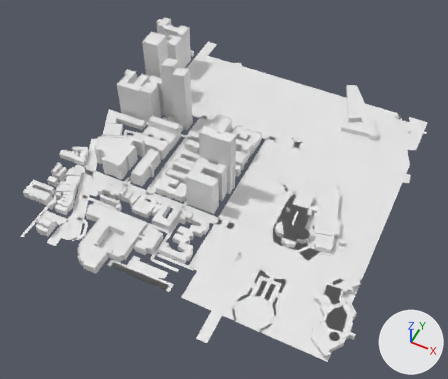
The glTF model app/public/world/tiles/-2_-10.glb, before and after one commit.
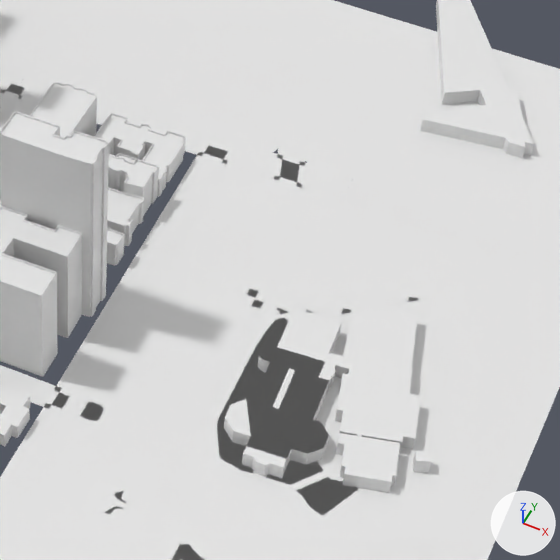
Old and new are each drawn whole from a camera (50 mm lens) standing at (-455.0, 4120.0, 728.0) and looking at (-742.0, 4693.0, 11.0) and again close up on the part from 44% to 87% of the width and 23% to 73% of the height. The lights are fixed; the arrows at lower right show +X, +Y and +Z. The first two pictures are the older version. Where no turn or scale is listed for an object, it has been applied to the vertices. Vertices at exactly the same position are counted once.

Objects in the first close-up: 'buildings', 'ground'.
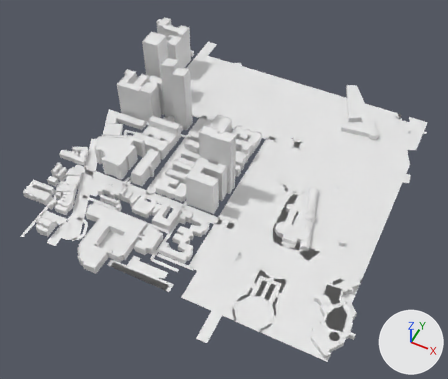
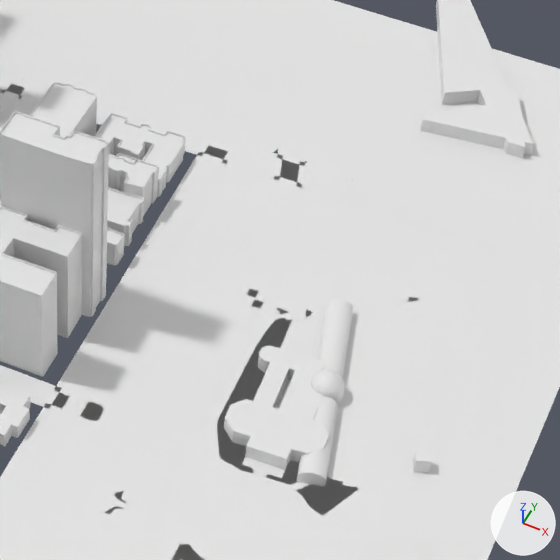
Boxes [x1, y1, x2, y2] around the edits, measured in the close-ups (560 x 560 px):
```json
{"part": 1, "of": "me_buildings", "change": "added", "after": [311, 369, 345, 404]}
{"part": 2, "of": "me_buildings", "change": "added", "after": [317, 299, 353, 377]}
{"part": 3, "of": "me_buildings", "change": "added", "after": [296, 396, 338, 487]}
{"part": 4, "of": "me_buildings", "change": "deleted", "before": [242, 303, 421, 493]}
```

Edits to the scene script, one JSON object a line:
```json
{"block": "me_buildings", "where": "# used by ob_buildings; location = (-750.3, 4755.4, 57.5)"}
{"op": "remove", "block": "me_buildings", "code": "me_buildings.from_pydata(...)  # 3954 vertices, 6596 faces; spans x -270.0..270.0, y -275.0..275.0, z -58.0..58.0"}
{"op": "add", "block": "me_buildings", "code": "me_buildings.from_pydata(...)  # 4094 vertices, 6887 faces; spans x -270.0..270.0, y -275.0..275.0, z -58.0..58.0"}
{"block": "me_buildings", "change": "me_buildings part 1: a new loose piece of 170 vertices spanning x 137.0..155.0, y -60.0..-42.0, z -58.0..-43.0"}
{"block": "me_buildings", "change": "me_buildings part 2: a new loose piece of 32 vertices spanning x 125.0..150.0, y -44.0..6.0, z -58.0..-49.0"}
{"block": "me_buildings", "change": "me_buildings part 3: a new loose piece of 32 vertices spanning x 141.0..167.0, y -109.0..-58.0, z -58.0..-49.0"}
{"block": "me_buildings", "change": "me_buildings part 4"}
{"block": "me_buildings", "change": "94 vertices are removed from x 112.0..197.0, y -113.0..15.0, z -58.0..-49.0"}
{"block": "me_buildings", "change": "165 faces are deleted"}
{"block": "me_buildings", "change": "other edits to the shape of me_buildings do not show in these pictures"}
```
